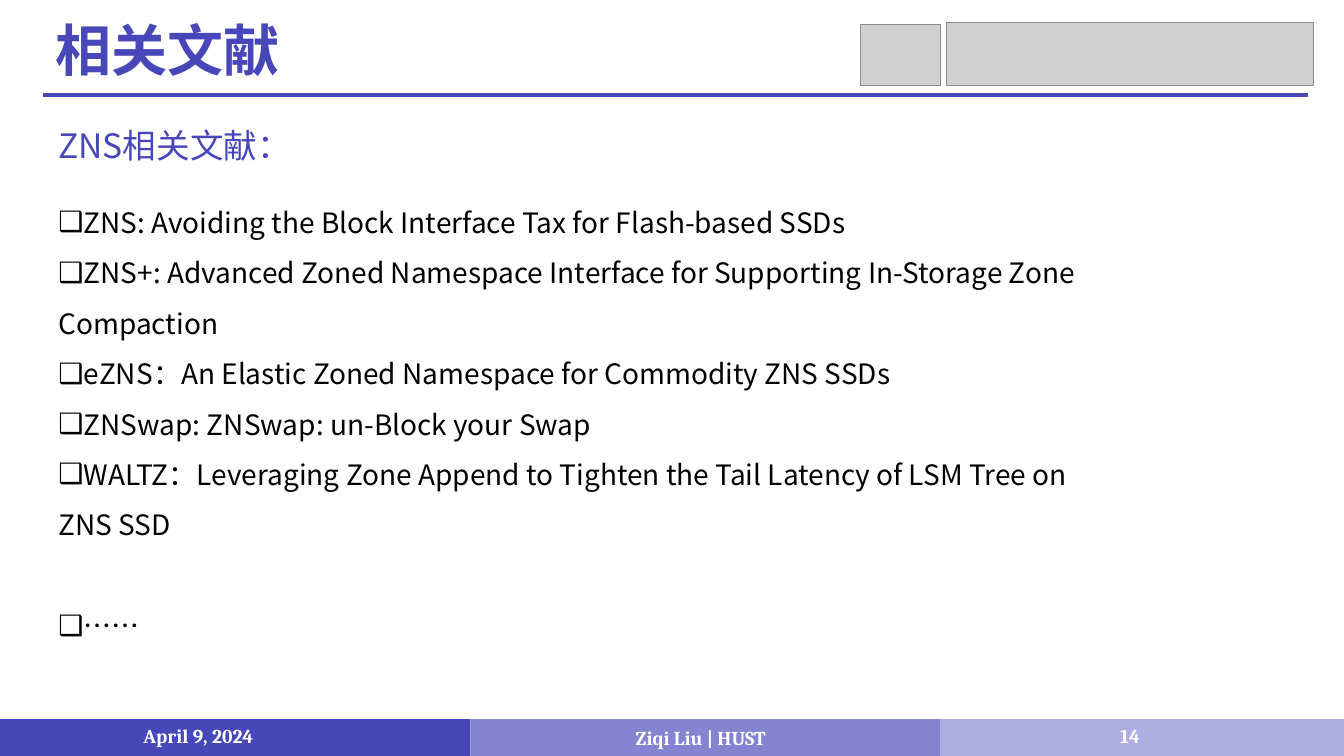
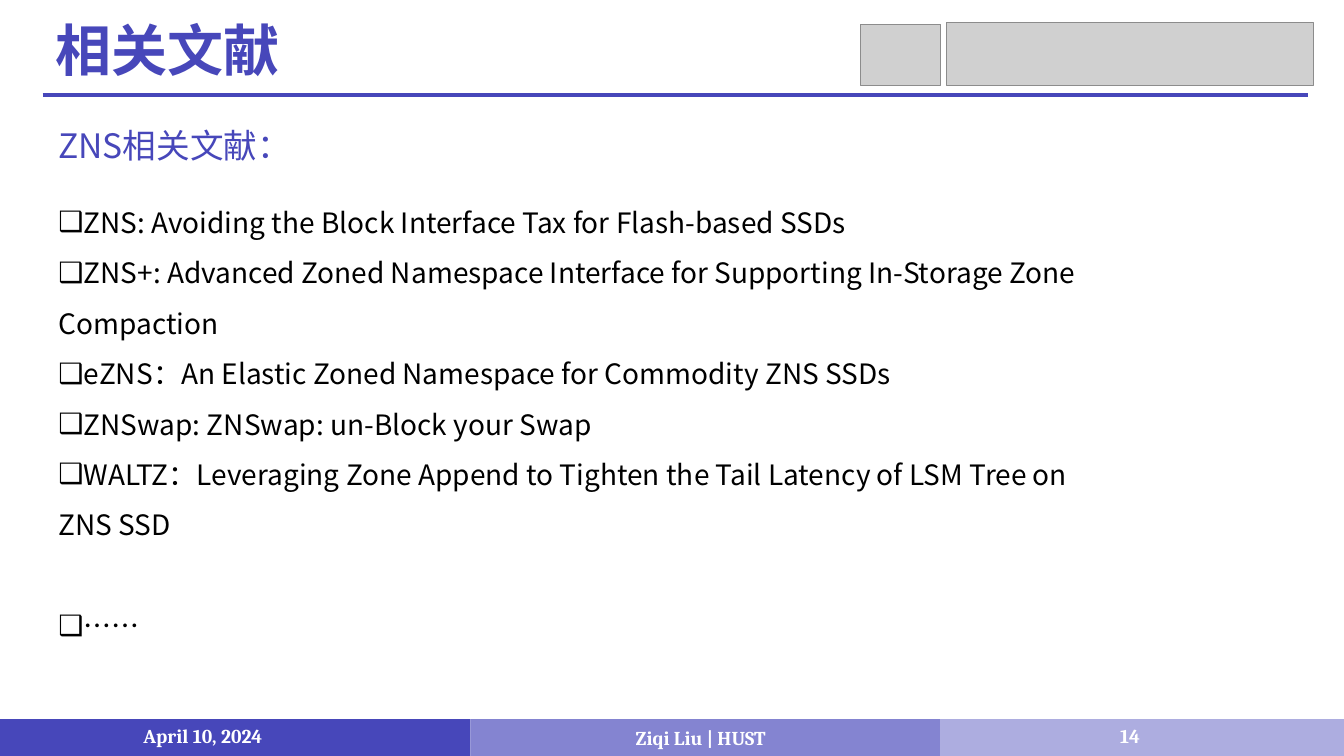
Before and after one commit to LiuziqiOvO/md, a slide deck: slide 14 of Paper/报告/6_4-10汇报.pptx. Drawn at 1344x756 pixels with LibreOffice and Linux fonts; fonts in the diff are those of the drawing; grey boxes stand for pictures. Boxes give left, top, right and bottom in pixels: in the first picture for what was removed or moved away, otherwise in the second. Text is boxed around its words. In the diff, an @@ line names an element or a change of style, - is before the commit and + after.

```diff
--- a/Paper/报告/6_4-10汇报.pptx
+++ b/Paper/报告/6_4-10汇报.pptx
@@ text at (143, 729, 262, 747): text changed @@
-April 9, 2024
+April 10, 2024
```
Also in this commit, not shown: 14 other slides changed.
